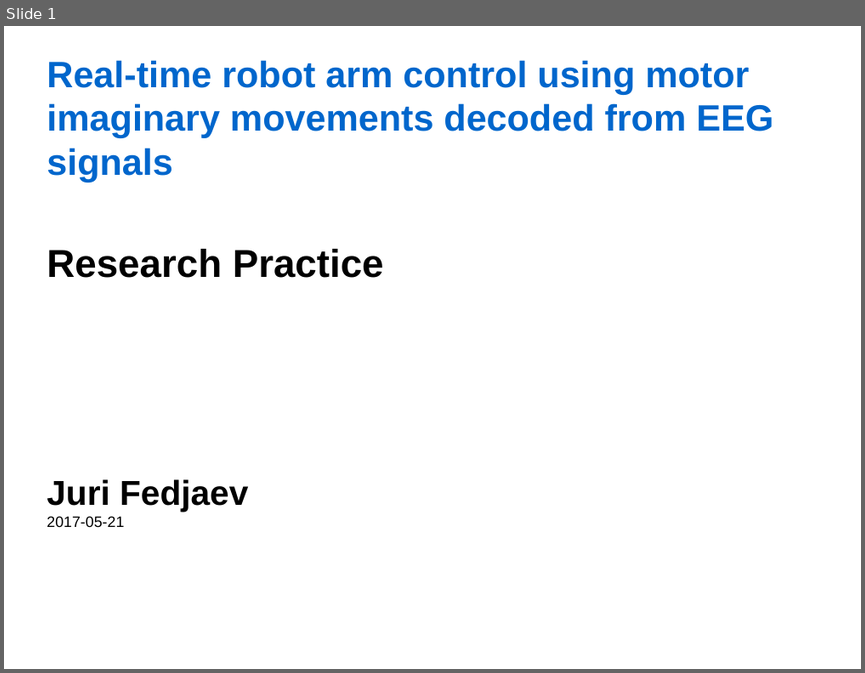
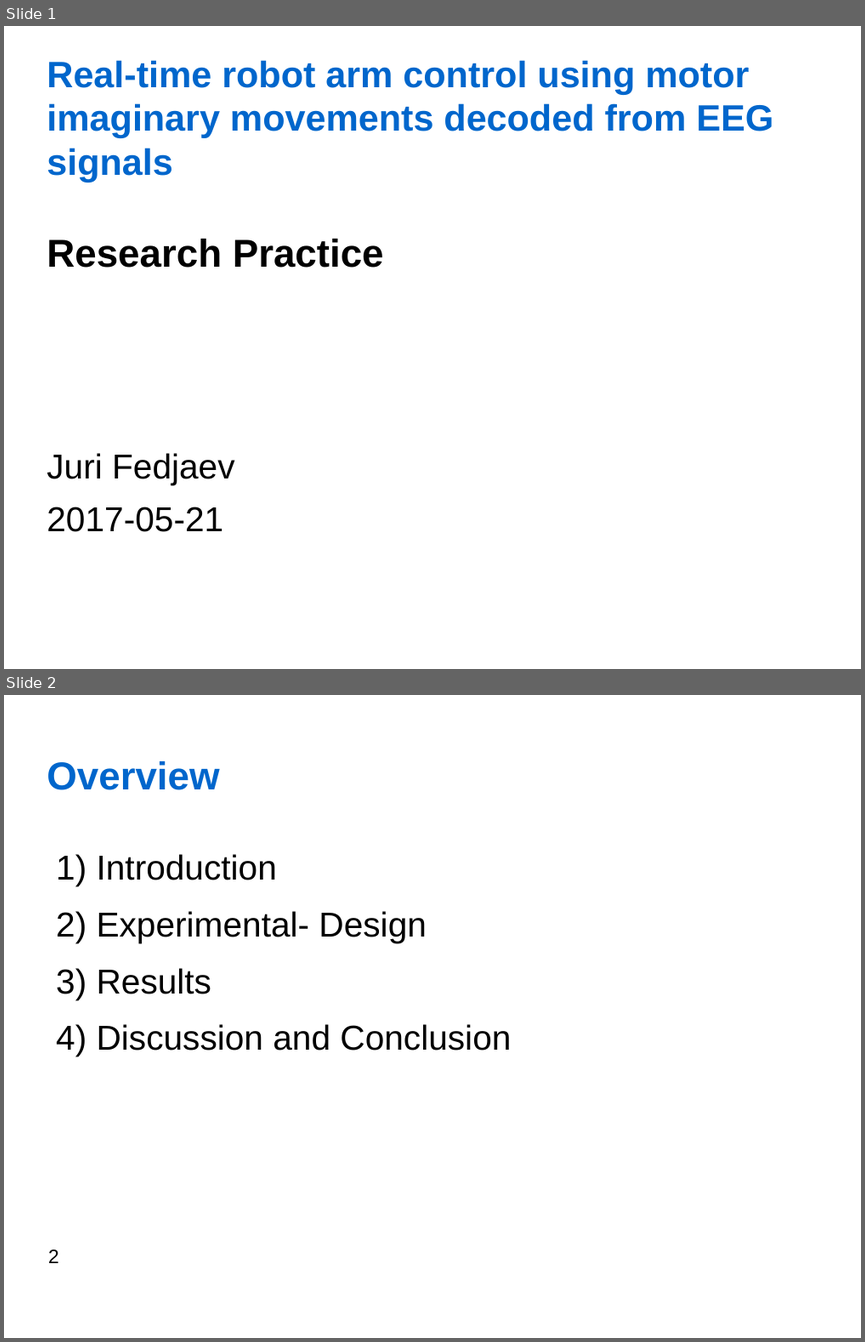
Before and after one commit to jfedjaev/NSTresearchPractice, a slide deck: Report/Presentation/Fedjaev_ResearchPractice.odp. Shown one above the other, each under a label of ours: slide 1 before the commit, slides 1 and 2 after it. The pictures are 865x673 and 865x1342 pixels, drawn with LibreOffice and Linux fonts; fonts in the diff are those of the drawing; background and template pictures are left out. Boxes give left, top, right and bottom in pixels: in the first picture for what was removed or moved away, otherwise in the second. Text is boxed around its words. In the diff, an @@ line names an element or a change of style, - is before the commit and + after.

```diff
--- a/Report/Presentation/Fedjaev_ResearchPractice.odp
+++ b/Report/Presentation/Fedjaev_ResearchPractice.odp
@@ slide 2 added at (x1=4, y1=695, x2=861, y2=1338), background #FFFFFF @@
@@ title added at (x1=46, y1=761, x2=219, y2=790), 36 pt, text #0066CC, bold @@
+Overview
@@ text added at (x1=97, y1=854, x2=511, y2=1050), 32 pt, text #000000 @@
+1) Introduction
+2) Experimental- Design
+3) Results
+4) Discussion and Conclusion
@@ page number added at (x1=48, y1=1249, x2=59, y2=1263), 18 pt, text #000000 @@
+2
@@ slide 1 changed as well @@
@@ text at (x1=46, y1=238, x2=384, y2=267): line spacing 1 to 0.9 @@
@@ text at (x1=46, y1=453, x2=235, y2=532): text changed; bold off @@
-Juri Fedjaev
-2017-05-21
+Juri Fedjaev
+2017-05-21
```
Also in this commit, not shown: 12 other slides added, 4 slides removed, 5 other files.
